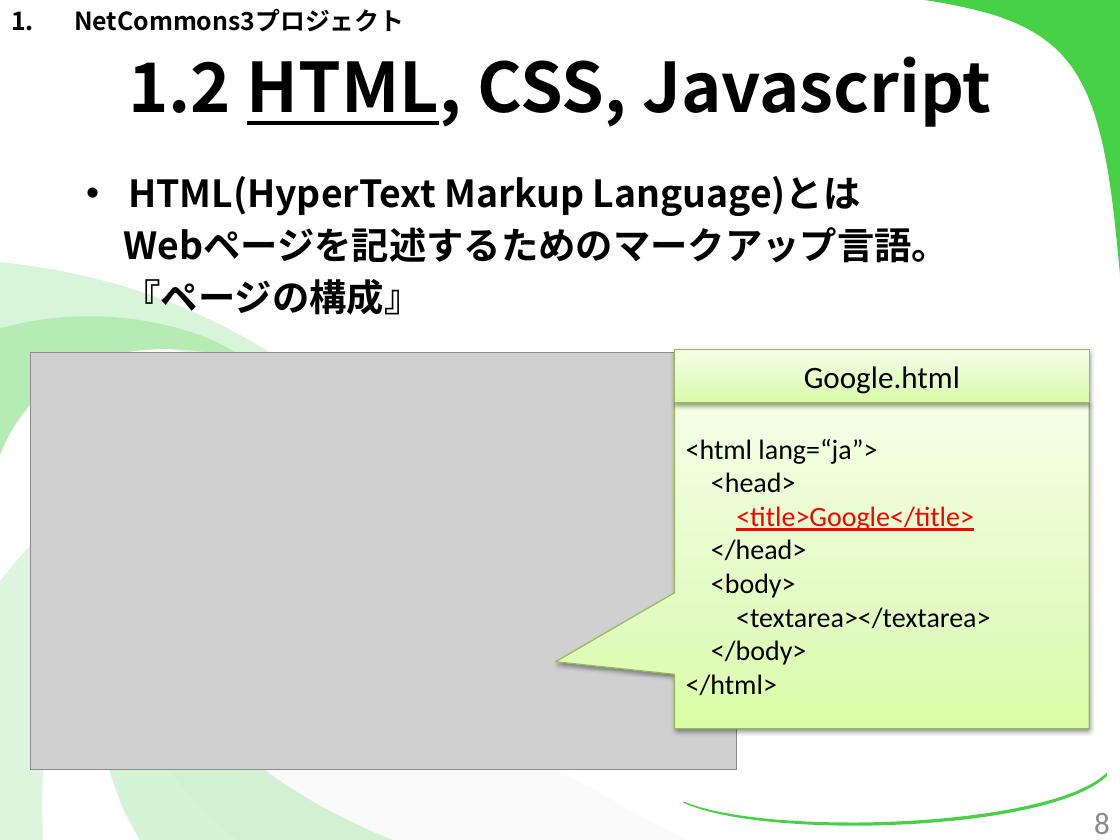
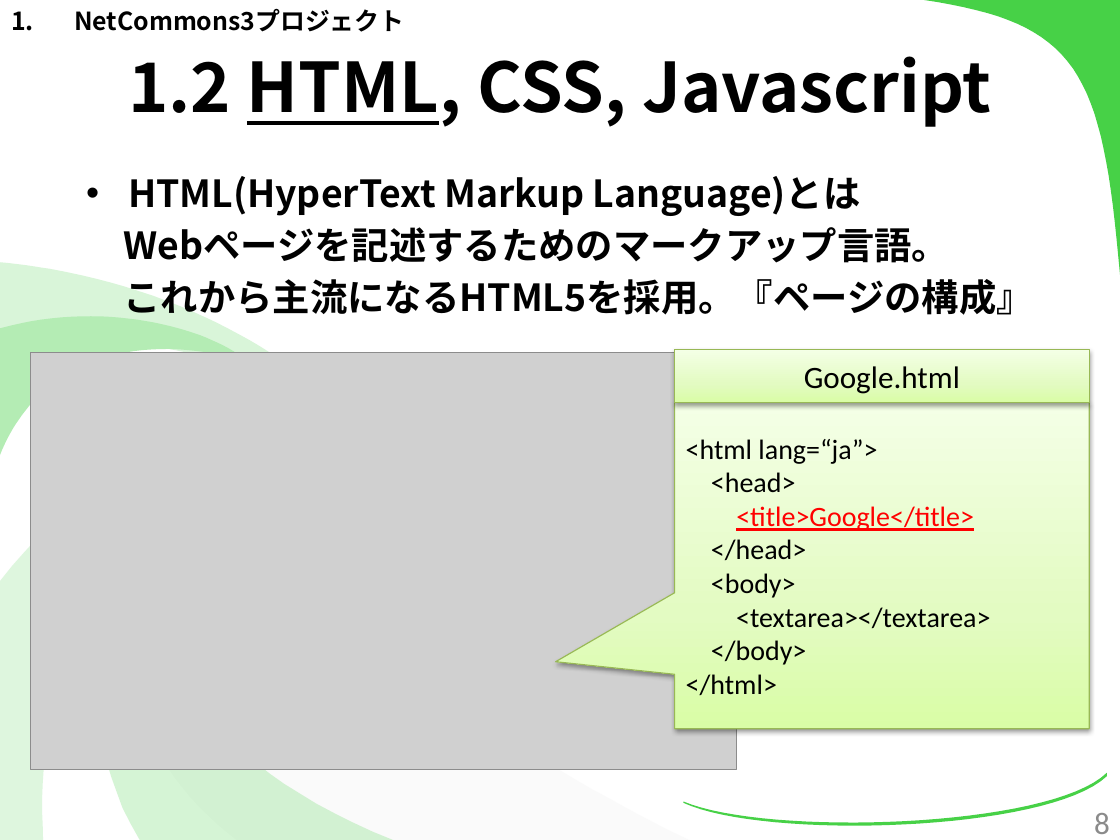
Before and after one commit to kotaro0717/Report-Management, a slide deck: slide 8 of PowerPoint/report_hokada.pptx. Drawn at 1120x840 pixels with LibreOffice and Linux fonts; fonts in the diff are those of the drawing; grey boxes stand for pictures. Boxes give left, top, right and bottom in pixels: in the first picture for what was removed or moved away, otherwise in the second. Text is boxed around its words. In the diff, an @@ line names an element or a change of style, - is before the commit and + after.

```diff
--- a/PowerPoint/report_hokada.pptx
+++ b/PowerPoint/report_hokada.pptx
@@ text at [123, 279, 1033, 321]: text changed @@
-『ページの構成』
+これから主流になるHTML5を採用。『ページの構成』
```
Also in this commit, not shown: 5 other slides changed, 8 slides added.
